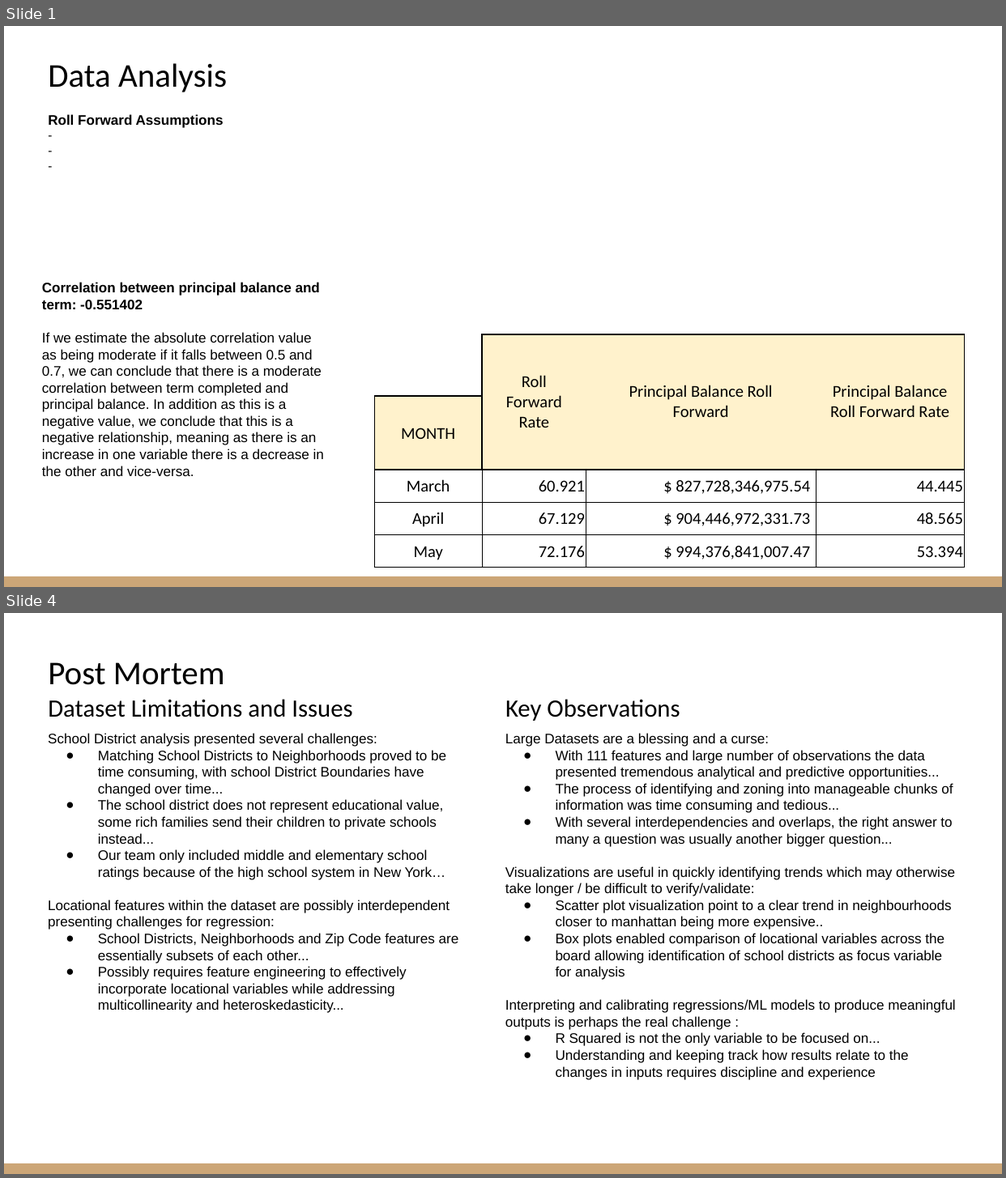
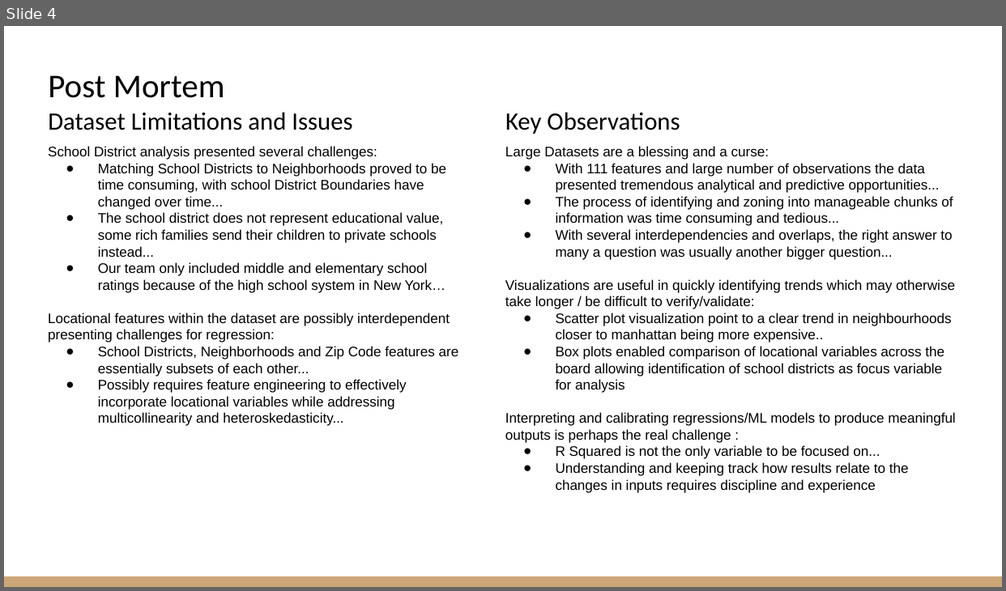
Before and after one commit to Suhaib471/GradientBoost_model, a slide deck: ABC Finance Case Study - v2.pptx. Shown one above the other, each under a label of ours: slides 1 and 4 before the commit, slide 4 after it; the slides between them are not shown. The pictures are 1006x1178 and 1006x591 pixels, drawn with LibreOffice and Linux fonts; fonts in the diff are those of the drawing. Boxes give left, top, right and bottom in pixels: in the first picture for what was removed or moved away, otherwise in the second. Text is boxed around its words. In the diff, an @@ line names an element or a change of style, - is before the commit and + after.

```diff
--- a/ABC Finance Case Study - v2.pptx
+++ b/ABC Finance Case Study - v2.pptx
@@ slide 1 removed at box(4, 26, 1002, 587), background #FFFFFF; not listed: 1 template element that a slide beside it also shows @@
@@ title removed at box(48, 63, 227, 92) @@
-Data Analysis
@@ text removed at box(48, 114, 224, 128) @@
-Roll Forward Assumptions
--
--
--
@@ text removed at box(42, 282, 324, 476) @@
-Correlation between principal balance and term: -0.551402
-If we estimate the absolute correlation value as being moderate if it falls between 0.5 and 0.7, we can conclude that there is a moderate correlation between term completed and principal balance. In addition as this is a negative value, we conclude that this is a negative relationship, meaning as there is an increase in one variable there is a decrease in the other and vice-versa.
@@ table removed at box(374, 335, 964, 564), 5 rows, 4 columns @@
- | Roll Forward Rate | Principal Balance Roll Forward | Principal Balance Roll Forward Rate
-MONTH |  |  | 
-March | 60.921 | $ 827,728,346,975.54 | 44.445
-April | 67.129 | $ 904,446,972,331.73 | 48.565
-May | 72.176 | $ 994,376,841,007.47 | 53.394
```
Also in this commit, not shown: 2 slides changed, 2 slides added, 2 other files.
